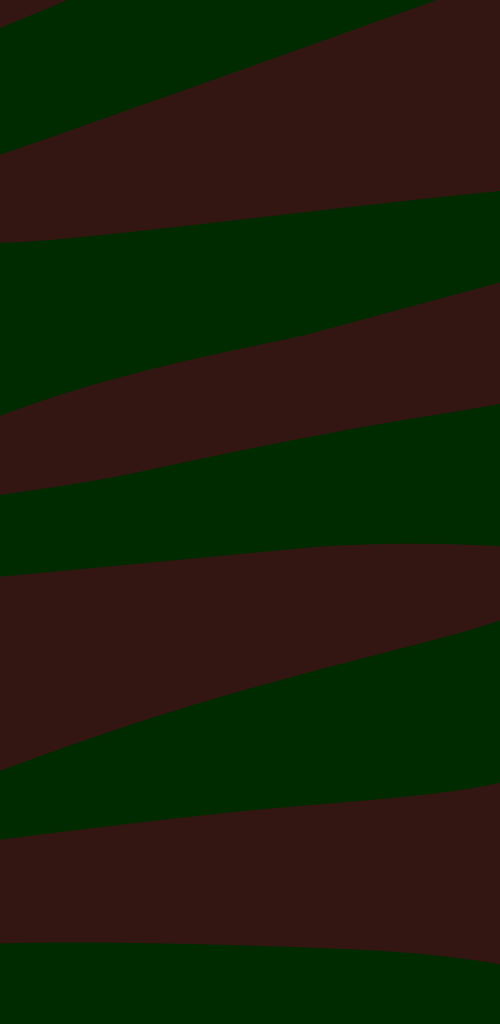
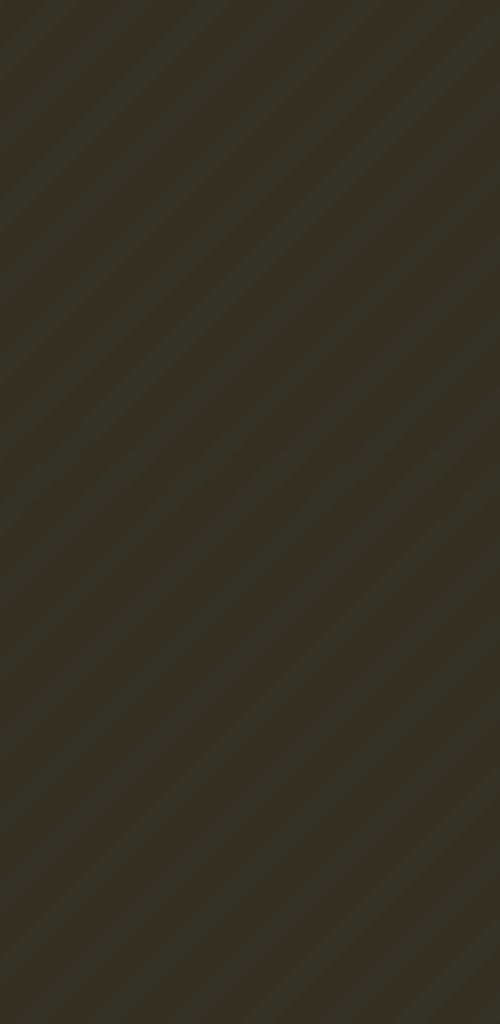
Revision of a layered 500×1024 image; what changed, layer by layer:
painted on "Vector Smart Object" over (0, 0, 500, 1024)
removed layer "Layer 4" over (0, 0, 500, 1024)
